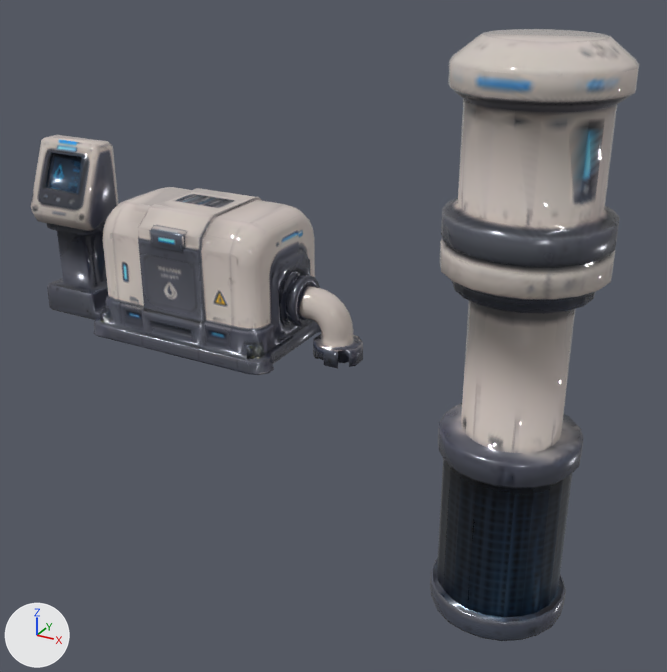
The Blender file Blender/SKM_WaterIntake.blend: old version first, new version second.
Rendered twice from a 50 mm lens placed at (4.91, -7.51, 3.98), pointed at (0.65, 0.24, 0.11). Lighting does not change. The marker at lower left points along +X, +Y and +Z. The picture after the commit comes second.

Objects in the first picture: 'SM_SKM_WaterIntake'.
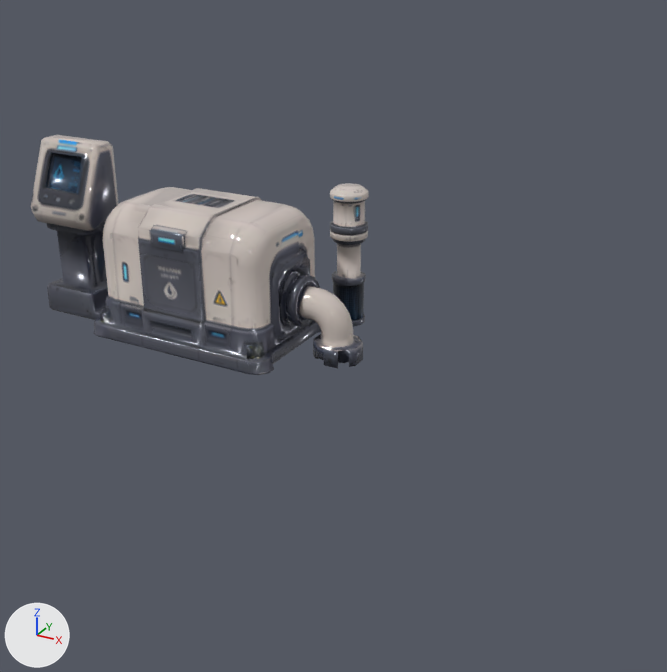
Pixel boxes [x1, y1, x2, y2] of what changed, in the pictures (667 x 672 px; the box of a moved part takes in the faces that stretch with it):
'SM_SKM_WaterIntake', reshaped: before [31, 29, 639, 641]; after [31, 135, 369, 375]
part 1 of me_sm_skm_waterintake, moved or reshaped: before [430, 29, 639, 641]; after [330, 183, 369, 327]

Patch to the scene script:
```diff
--- a/Blender/SKM_WaterIntake.blend.py
+++ b/Blender/SKM_WaterIntake.blend.py
@@ me_sm_skm_waterintake @@
 # used by ob_sm_skm_waterintake; location = (0.0, 0.0, 0.0); rotation_euler = (1.571, 0.0, 0.0), in degrees (90, 0, 0)
-me_sm_skm_waterintake.from_pydata(...)  # 3160 vertices, 6183 faces; spans x -2.89..3.43, y -2.33..3.22, z -0.78..0.75
+me_sm_skm_waterintake.from_pydata(...)  # 3153 vertices, 6171 faces; spans x -2.89..2.94, y -0.77..1.88, z -1.14..0.75
+# me_sm_skm_waterintake part 1: the loose piece of 719 vertices spanning x 1.93..3.43, y -2.33..3.22, z -0.75..0.73 is scaled about its middle by 0.276, then moved by (-2.23, 0.3, -0.93)
+# other edits to the shape of me_sm_skm_waterintake do not show in these pictures
 me_sm_skm_waterintake.materials.append(mat_m_skm_waterintake)
```
